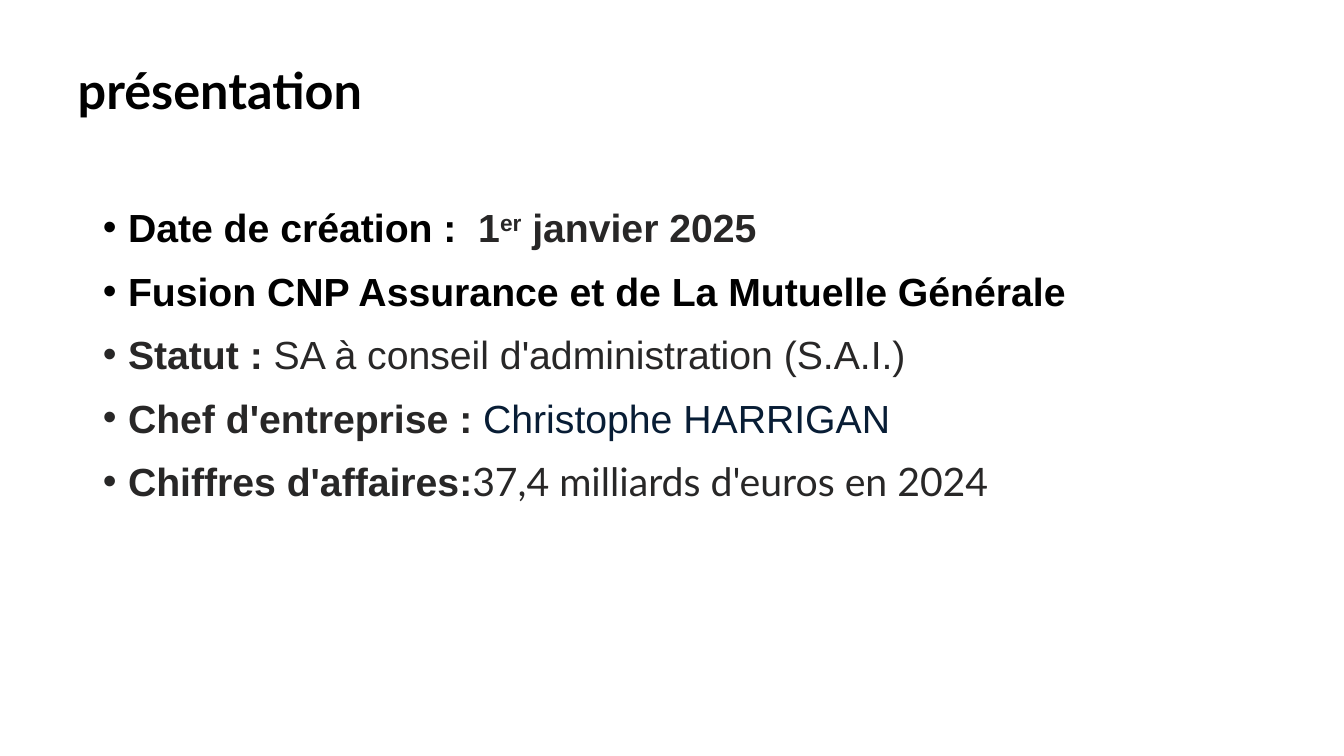
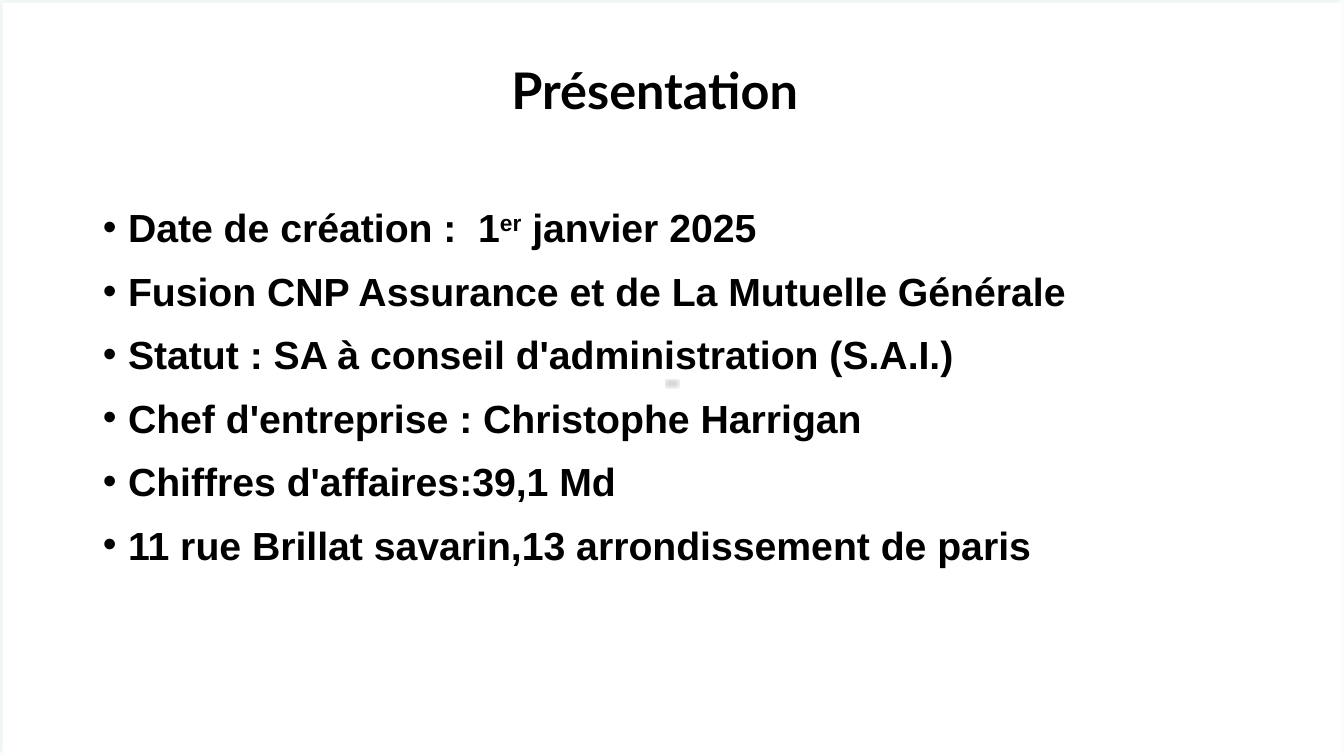
Before and after one commit to poke953/portfolio-Brule-Quentin, a slide deck: slide 2 of Presentation stage 2ème année.pptx. Drawn at 1344x756 pixels with LibreOffice and Linux fonts; fonts in the diff are those of the drawing; background and template pictures are left out. Boxes give left, top, right and bottom in pixels: in the first picture for what was removed or moved away, otherwise in the second. Text is boxed around its words. In the diff, an @@ line names an element or a change of style, - is before the commit and + after.

```diff
--- a/Presentation stage 2ème année.pptx
+++ b/Presentation stage 2ème année.pptx
@@ rectangle added at [0,0,1344,756], fill #FFFFFF at 25% opacity, outline #3D9072 1 pt @@
@@ title at [511,71,798,110]: text changed @@
-présentation
+Présentation
@@ text at [128,213,953,377]: text colour #282727 to #000000 in "1er janvier 2025", "Statut : SA à conseil d'administration (S.A.I.)"; bold on in "SA à conseil d'administration (S.A.I.)" @@
@@ text at [128,404,1031,568]: text changed; text colour #282727 to #000000; bold on @@
-  • Chef d'entreprise : Christophe HARRIGAN
-  • Chiffres d'affaires:37,4 milliards d'euros en 2024
+  • Chef d'entreprise : Christophe Harrigan
+  • Chiffres d'affaires:39,1 Md
+  • 11 rue Brillat savarin,13 arrondissement de paris
```
Also in this commit, not shown: 1 other slide changed, 1 slide added, 1 slide removed, 1 other file.
